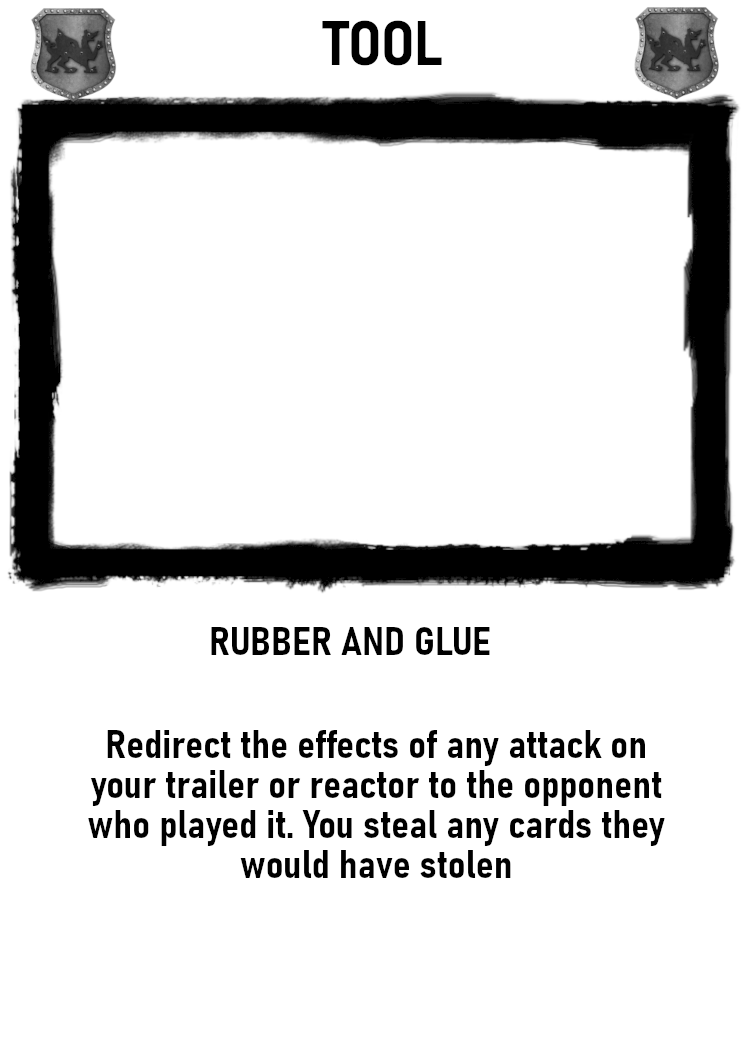
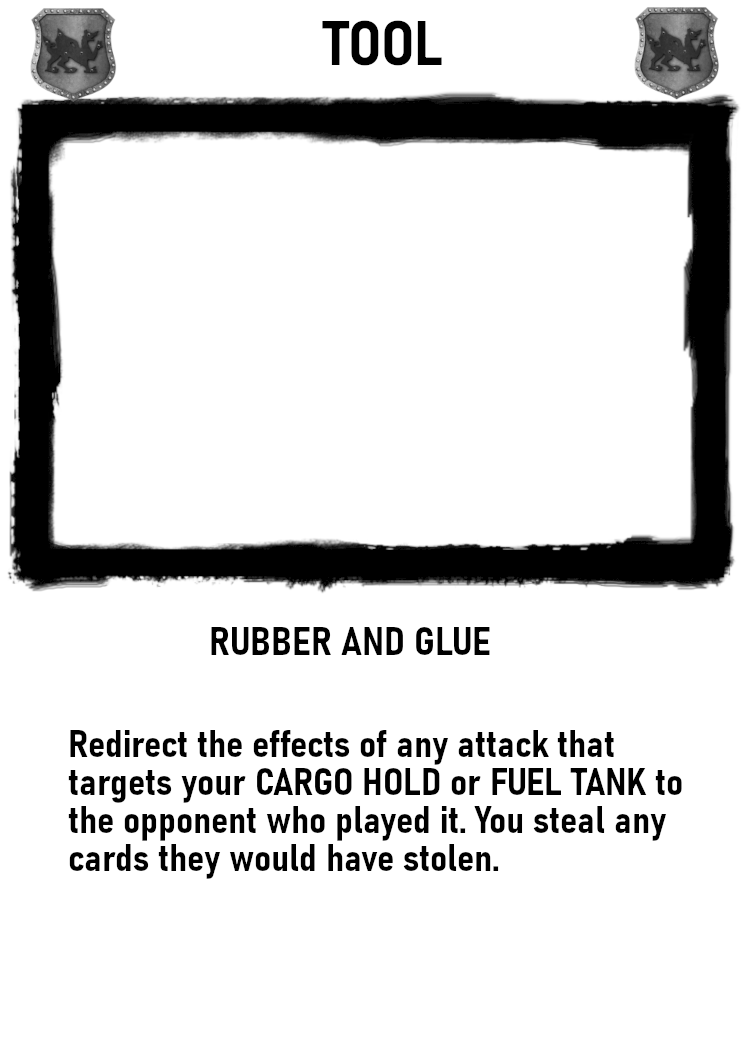
Comparing the layer stacks of the two 750×1050 images. Changes:
painted on "Background" over 68, 730, 682, 879
